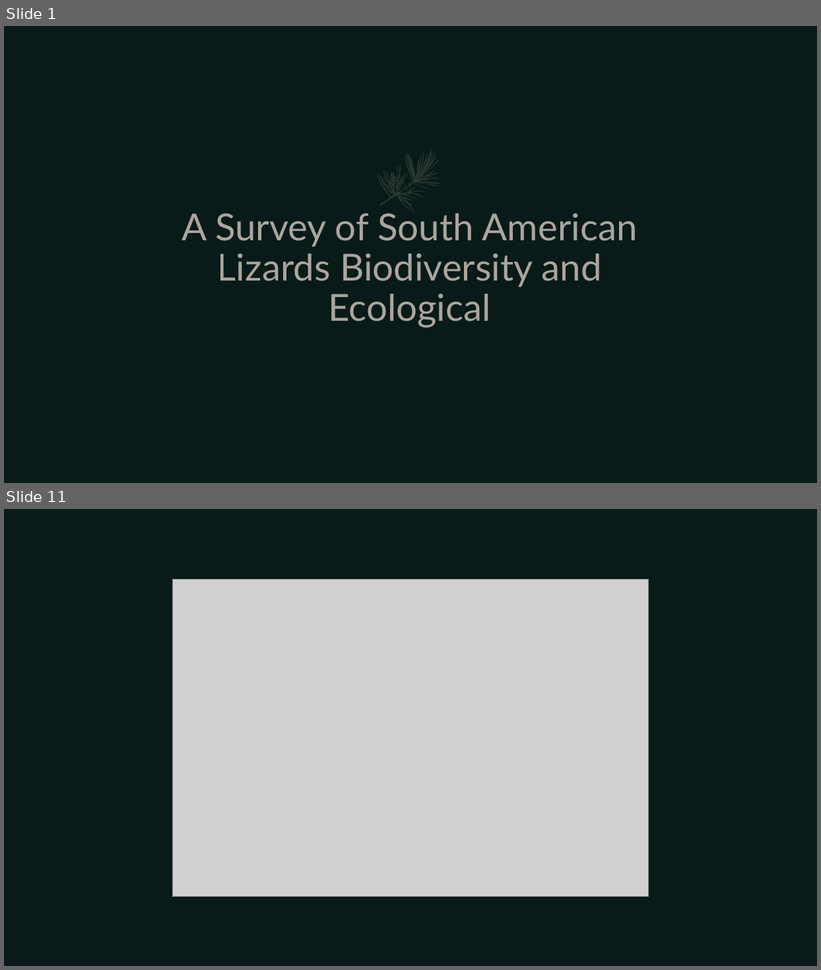
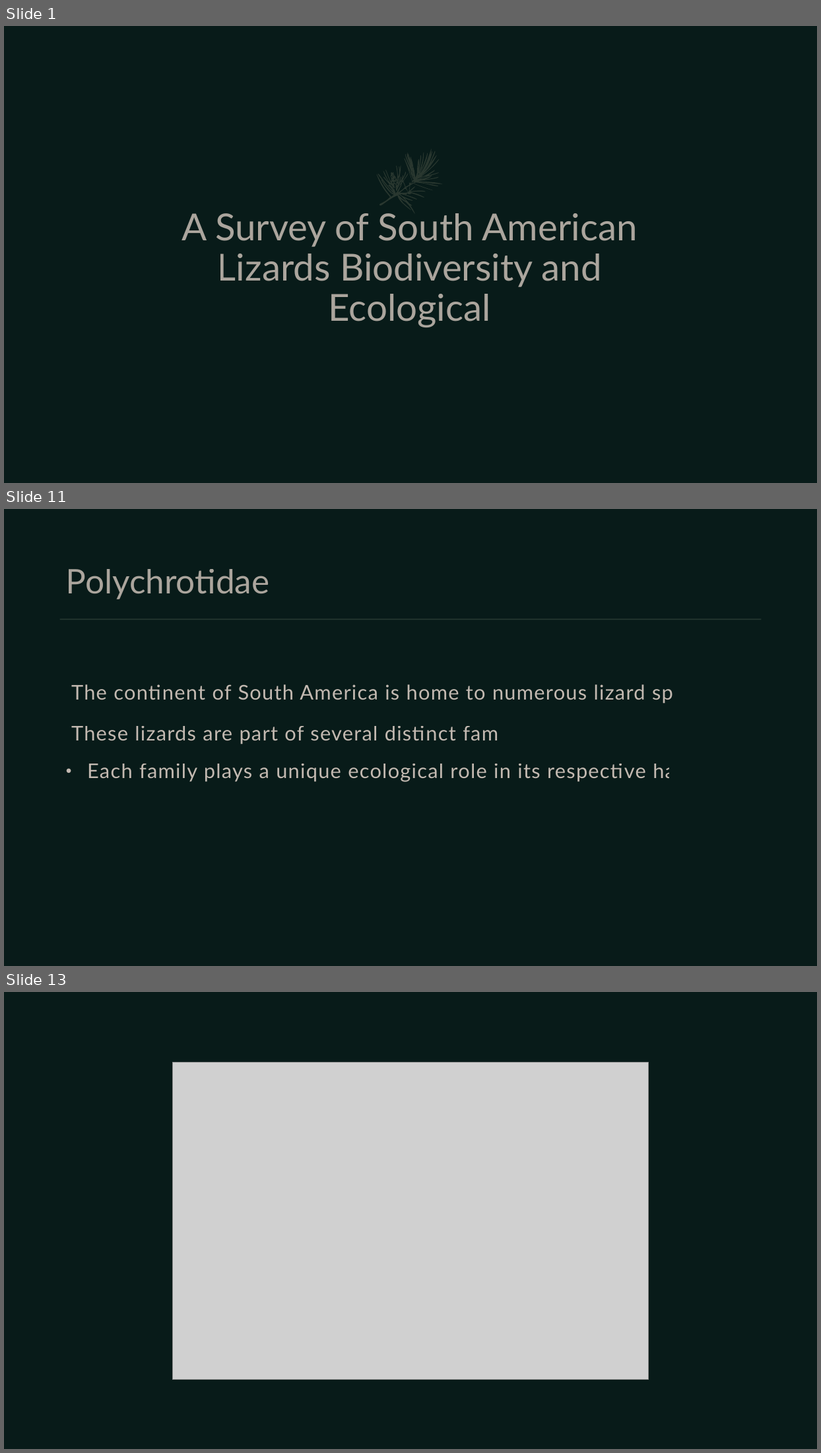
Before and after one commit to umarrasool15/Research2SlidesWebApp, a slide deck: pdfextraction/content/output/A Survey of South American Lizards Biodiversity and Ecological.pptx. Shown one above the other, each under a label of ours: slides 1 and 11 before the commit, slides 1, 11 and 13 after it; the slides between them are not shown. The pictures are 821x970 and 821x1453 pixels, drawn with LibreOffice and Linux fonts; fonts in the diff are those of the drawing; grey boxes stand for pictures. Boxes give left, top, right and bottom in pixels: in the first picture for what was removed or moved away, otherwise in the second. Text is boxed around its words. In the diff, an @@ line names an element or a change of style, - is before the commit and + after.

```diff
--- a/pdfextraction/content/output/A Survey of South American Lizards Biodiversity and Ecological.pptx
+++ b/pdfextraction/content/output/A Survey of South American Lizards Biodiversity and Ecological.pptx
@@ slide 11 added at box(4, 509, 817, 966), background #081B19 @@
@@ title added at box(66, 569, 270, 599), 40 pt, text #E2D4CA at 75% opacity @@
+Polychrotidae
@@ line added from (60, 619) to (762, 619), #415347 1.5 pt @@
@@ text added at box(71, 685, 728, 782), 24 pt, text #E2D4CA at 85% opacity @@
+• The continent of South America is home to numerous lizard species.
+  These lizards are part of several distinct families.
+  Each family plays a unique ecological role in its respective habitat.
@@ what was slide 11 is now slide 13 @@
```
Also in this commit, not shown: 11 slides changed, 7 other slides added, 2 slides removed, 48 other files.
